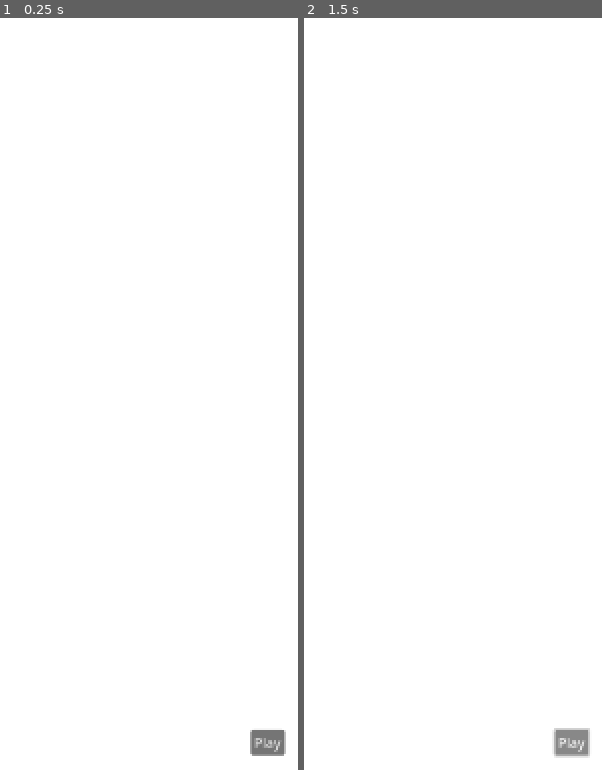
Above: before the commit, frames 1-2 (left to right).
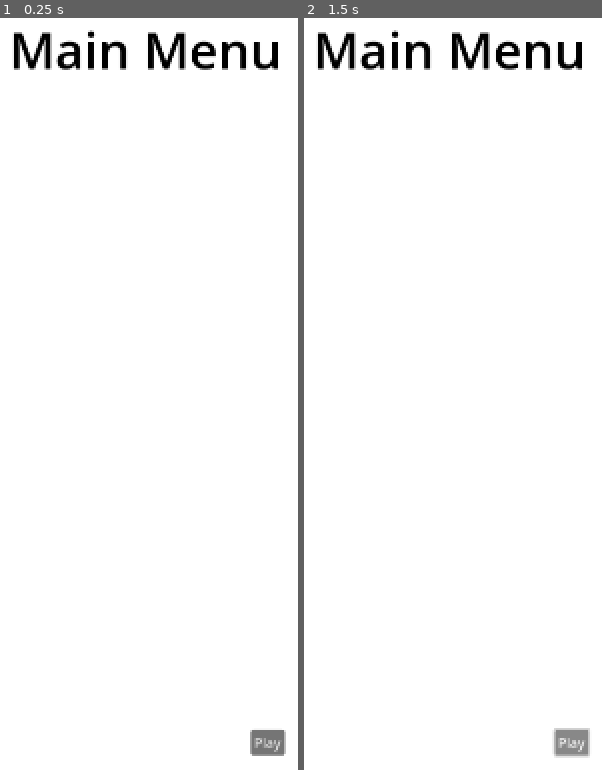
Above: after the commit, the same moments.

Repository: Peachball/gmtk-2025
Game: Godot game, scene res://scenes/menu.tscn
Same seed, same stepped clock (60 frames per second), same inputs: the game is played once before the commit and once after it.
Inputs:
- Up to frame 1 (0.25 s): no input
- Up to frame 2 (1.5 s): click "Play" at 0.5 s; click "Play" at 1.25 s

The runs differ from the first frame. In frame 1, 1.9% of the frame differs, in the area x 4-94%, y 1-7%; in frame 2, 1.9%.

Commit message:
Add basic menu

Diff:
--- /dev/null
+++ b/scenes/menu.gd
@@ -0,0 +1,5 @@
+extends Node2D
+
+
+func _on_play_button_pressed() -> void:
+	pass # Replace with function body.
--- a/scenes/menu.tscn
+++ b/scenes/menu.tscn
@@ -10,3 +10,12 @@
 offset_bottom = 933.0
 text = "Play"
 metadata/_edit_use_anchors_ = true
+
+[node name="Label" type="Label" parent="."]
+offset_left = 695.0
+offset_top = 44.0
+offset_right = 1022.0
+offset_bottom = 127.0
+theme_override_colors/font_color = Color(0, 0, 0, 1)
+theme_override_font_sizes/font_size = 60
+text = "Main Menu"
Not shown, added: scenes/menu.gd.uid
